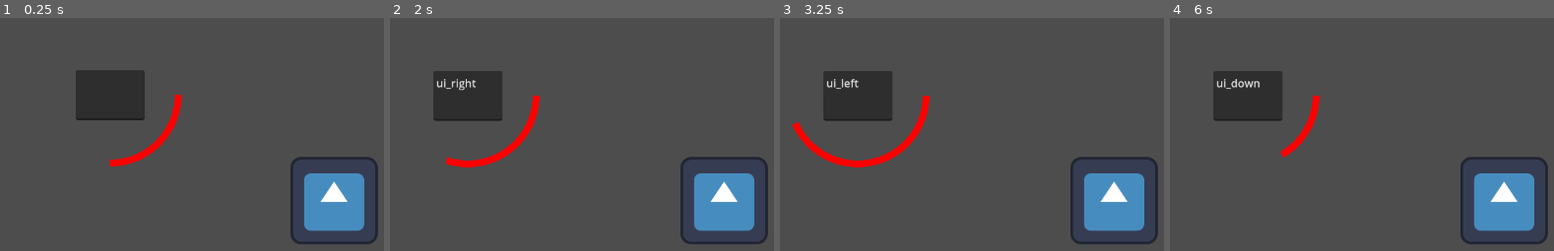
Above: before the commit, frames 1-4 (left to right).
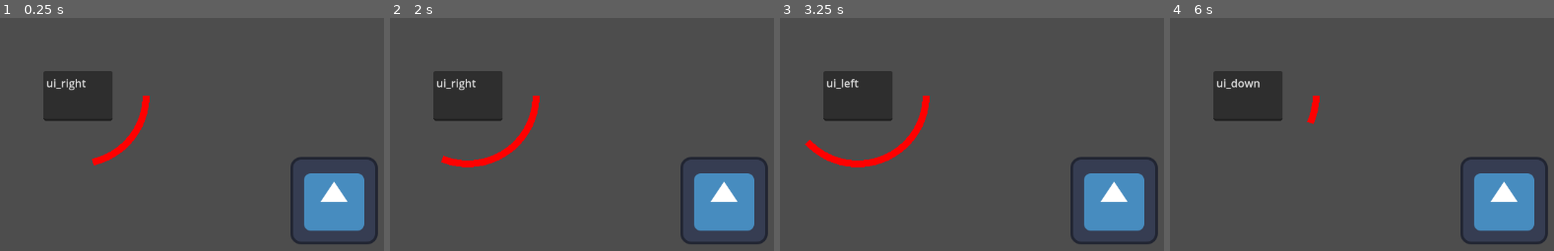
Above: after the commit, the same moments.

Repository: Mastoast/AntiCapitalism
Game: Godot game, scene res://scenes/test_scene.tscn
The game is run twice, just before and just after one commit, with the same random seed, the same clock (stepped at 60 frames per second) and the same inputs. The engine's default icon, where the game draws it, is replaced by a stand-in: a white triangle on a blue panel in a dark square.
Inputs:
- Up to frame 1 (0.25 s): no input
- Up to frame 2 (2 s): tap Enter (ui_accept) at 0.5, 0.77, 1.52 s; hold Right (ui_right) 0.53-1.28 s; hold Down (ui_down) from 1.28 s (still down)
- Up to frame 3 (3.25 s): release Down (ui_down) at 2.03 s; hold Right (ui_right) 2.03-2.78 s; hold Up (ui_up) from 2.78 s (still down); tap Enter (ui_accept) at 3.02 s
- Up to frame 4 (6 s): release Up (ui_up) at 3.53 s; hold Left (ui_left) 3.53-5.03 s; tap Enter (ui_accept) at 3.77, 4.52 s; hold Down (ui_down) 5.03-5.78 s; hold Right (ui_right) from 5.78 s (still down)

The runs differ from the first frame. In frame 1, 5.2% of the frame differs, in the area x 11-48%, y 22-64%; in frame 2, less than 0.1%; in frame 3, 0.2%; in frame 4, 0.4%.

Commit message:
Add random for test

Diff:
--- a/scenes/test_scene.tscn
+++ b/scenes/test_scene.tscn
@@ -1,8 +1,7 @@
-[gd_scene load_steps=4 format=3 uid="uid://24cbebrminxu"]
+[gd_scene load_steps=3 format=3 uid="uid://24cbebrminxu"]
 
 [ext_resource type="Script" path="res://scripts/test_scene.gd" id="1_l0dtl"]
 [ext_resource type="Texture2D" uid="uid://bdtt5ei4ix11l" path="res://sprites/icon.svg" id="1_nrvnb"]
-[ext_resource type="PackedScene" uid="uid://vj64c86d5ydp" path="res://objects/qte.tscn" id="2_c5b56"]
 
 [node name="test_scene" type="Node2D"]
 script = ExtResource("1_l0dtl")
@@ -10,6 +9,3 @@
 [node name="Icon" type="Sprite2D" parent="."]
 position = Vector2(575, 354)
 texture = ExtResource("1_nrvnb")
-
-[node name="qte" parent="." instance=ExtResource("2_c5b56")]
-position = Vector2(247, 199)
--- a/scripts/test_scene.gd
+++ b/scripts/test_scene.gd
@@ -4,11 +4,11 @@
 var inputs = ["ui_left", "ui_right", "ui_up", "ui_down"]
 
 func _ready():
-	pass
+	randomize()
 
 func _process(delta):
 	if get_child_count() < 2:
-		spawn_qte(1.0, Vector2(200, 200))
+		spawn_qte(randf_range(0.5, 1.2), Vector2(200, 200))
 
 func spawn_qte(timer, position):
 	var new_qte = qte.instantiate()
